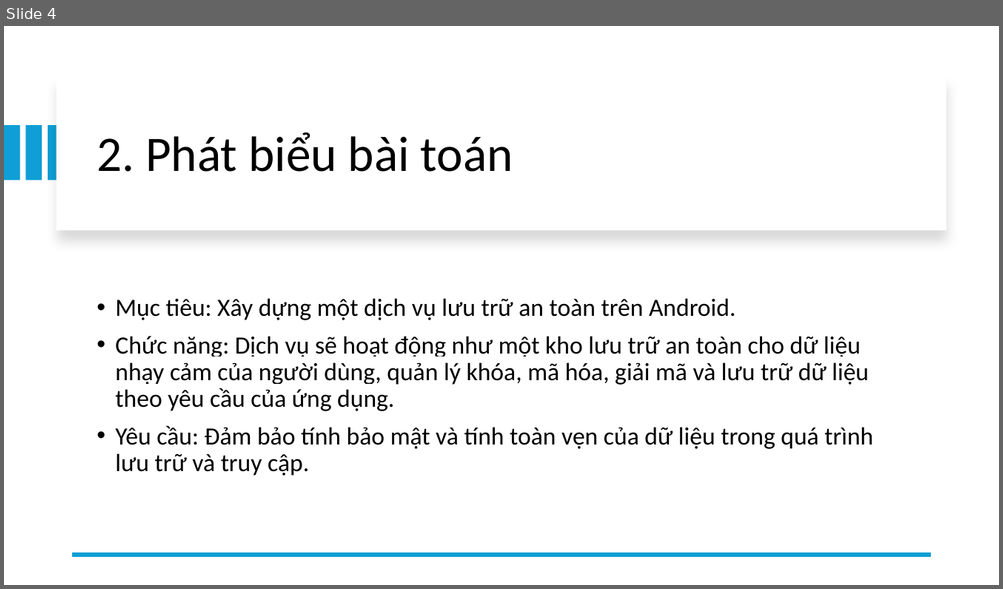
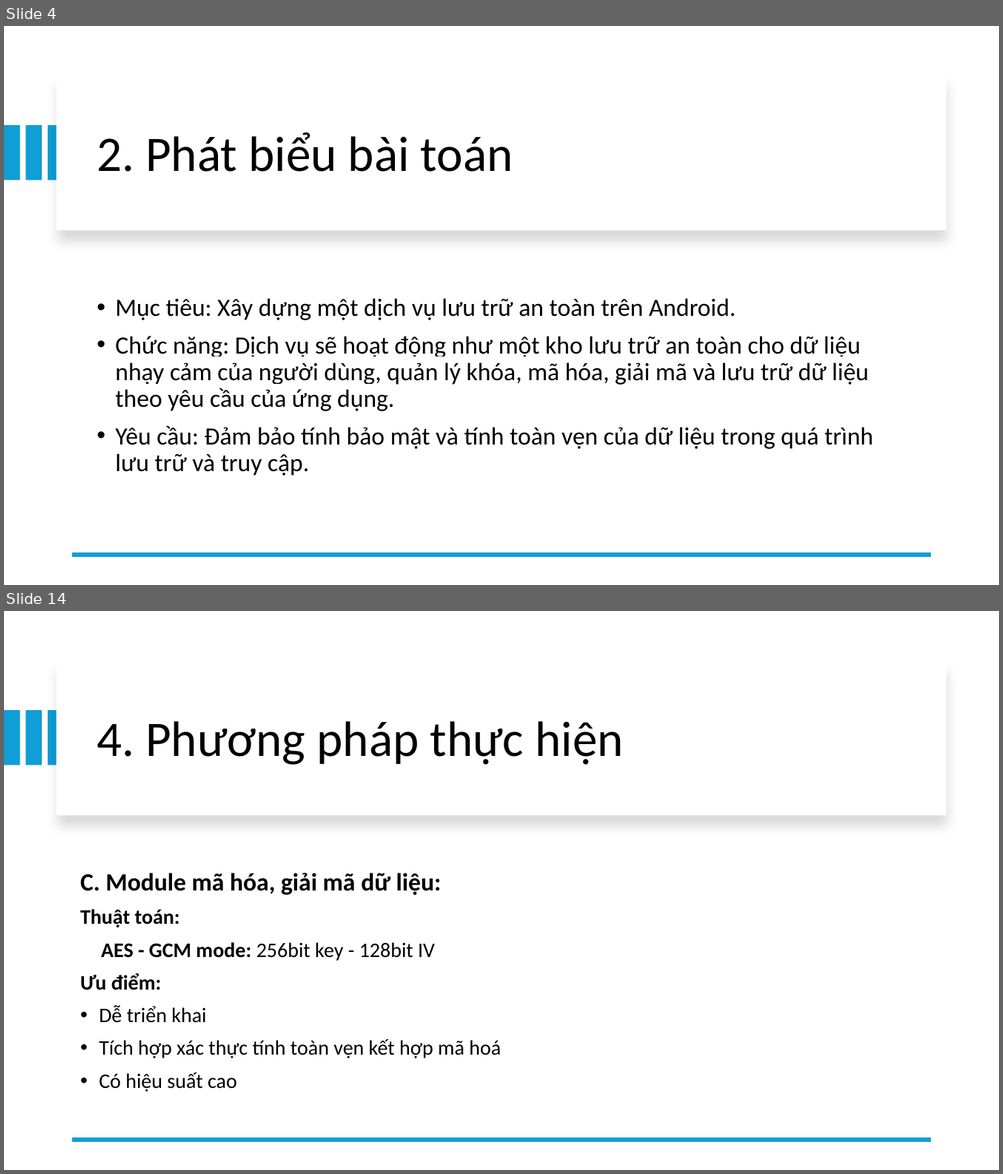
Before and after one commit to minhducdo050702/T07, a slide deck: report/Slide report T07.pptx. Shown one above the other, each under a label of ours: slide 4 before the commit, slides 4 and 14 after it; the slides between them are not shown. The pictures are 1003x589 and 1003x1174 pixels, drawn with LibreOffice and Linux fonts; fonts in the diff are those of the drawing. Boxes give left, top, right and bottom in pixels: in the first picture for what was removed or moved away, otherwise in the second. Text is boxed around its words. In the diff, an @@ line names an element or a change of style, - is before the commit and + after.

```diff
--- a/report/Slide report T07.pptx
+++ b/report/Slide report T07.pptx
@@ slide 14 added at [4,611,999,1170], background #FFFFFF @@
@@ rectangle added at [57,661,946,815], fill #FFFFFF @@
@@ rectangle added at [4,710,20,766], fill #0F9ED5 @@
@@ rectangle added at [25,710,41,766], fill #0F9ED5 @@
@@ rectangle added at [48,710,64,766], fill #0F9ED5 @@
@@ title added at [96,721,623,765], 48 pt, text #000000 @@
+4. Phương pháp thực hiện
@@ text added at [80,873,501,1092], 20 pt, text #000000 @@
+C. Module mã hóa, giải mã dữ liệu:
+Thuật toán:
+AES - GCM mode: 256bit key - 128bit IV
+Ưu điểm:
+• Dễ triển khai
+• Tích hợp xác thực tính toàn vẹn kết hợp mã hoá
+• Có hiệu suất cao
@@ line added from (930, 1140) to (73, 1140), #0F9ED5 4.5 pt @@
```
Also in this commit, not shown: 9 slides changed, 9 other slides added, 1 slide removed, 2 other files.
